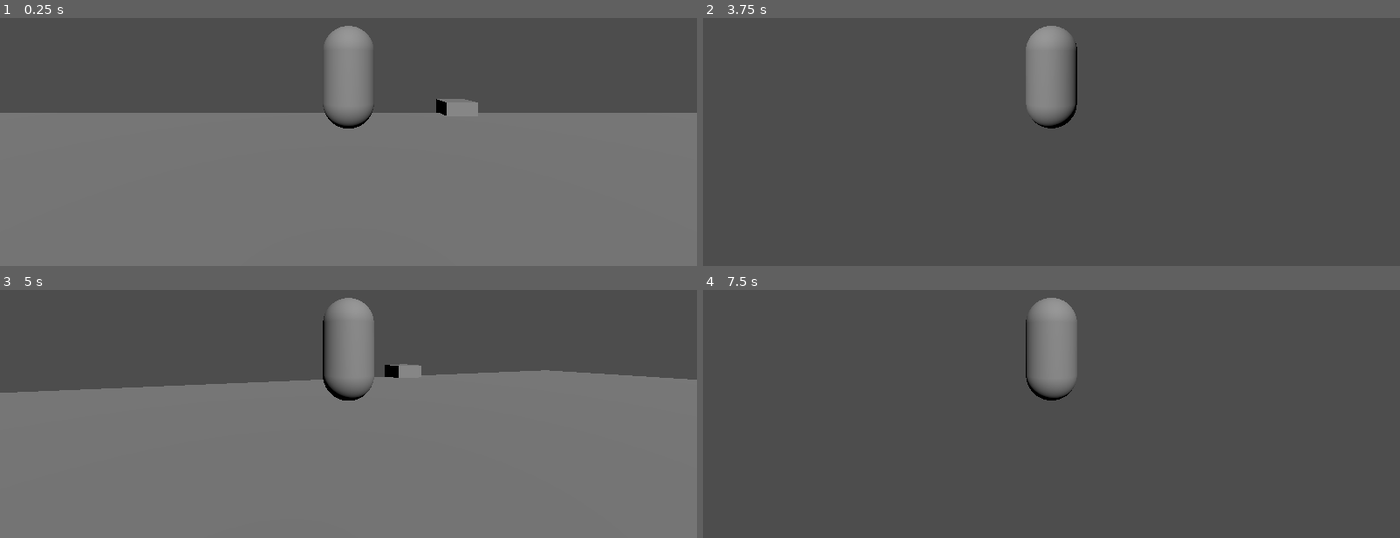
Above: before the commit, frames 1-4 (two rows, left to right).
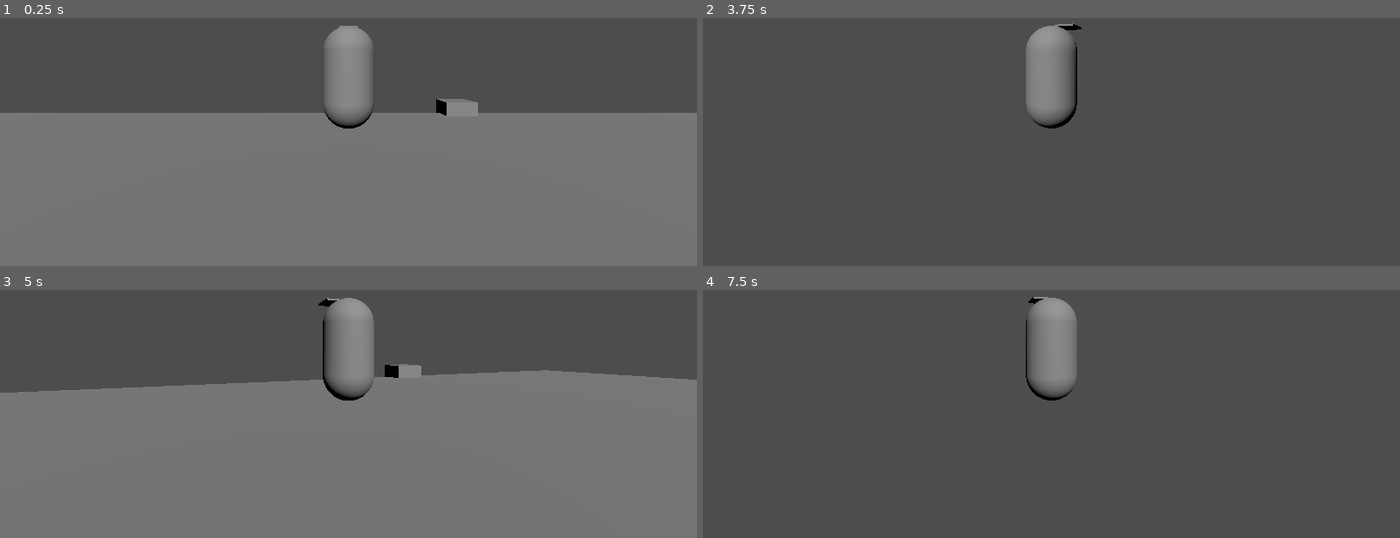
Above: after the commit, the same moments.

Repository: Nigel-Karunaratne/3DPlatformer_Godot4
Game: Godot game, scene res://level_scenes/test_level.tscn
Two runs of this game, one before a commit and one after it. Both use one fixed random seed, a clock stepped at 60 frames per second and the inputs below. The project has no main scene, so this scene is started directly.
Inputs (mouse positions are in pixels of both pictures, inside the frame that each line leads up to):
- Up to frame 1 (0.25 s): no input
- Up to frame 2 (3.75 s): tap Enter at 0.5, 2.75 s; move the mouse to (1086, 70) at 0.52 s; hold W (move_forward) from 0.53 s (still down); tap Space (jump) at 0.77, 1.52, 2, 3.02, 3.5 s; move the mouse to (1016, 72) at 1.27 s; move the mouse to (1065, 62) at 2.02 s; move the mouse to (1044, 77) at 2.77 s; move the mouse to (1100, 75) at 3.52 s
- Up to frame 3 (5 s): keep holding W (move_forward); tap Space (jump) at 3.77, 4.52 s; tap Enter at 4.25 s; move the mouse to (292, 337) at 4.27 s
- Up to frame 4 (7.5 s): move the mouse to (1058, 342) at 5.02 s; tap Space (jump) at 5.75, 6.02, 6.77 s; move the mouse to (1023, 334) at 5.77 s; release W (move_forward) at 5.78 s; hold D (move_right) 5.78-6.53 s; move the mouse to (1086, 342) at 6.52 s; hold W (move_forward) from 6.53 s (still down); move the mouse to (1016, 344) at 7.27 s

The runs differ from the first frame. In frame 1, less than 0.1% of the frame differs, in the area x 48-52%, y 3-4%; in frame 2, less than 0.1%, in the area x 50-55%, y 2-5%; in frame 3, less than 0.1%; in frame 4, less than 0.1%.

Commit message:
Added Direction View

Diff:
--- a/prefab_scenes/player.tscn
+++ b/prefab_scenes/player.tscn
@@ -1,8 +1,10 @@
-[gd_scene load_steps=4 format=3 uid="uid://ceyhw3o4v3g3n"]
+[gd_scene load_steps=5 format=3 uid="uid://ceyhw3o4v3g3n"]
 
 [ext_resource type="Script" path="res://scripts/player_move.gd" id="1_ldjrb"]
 
 [sub_resource type="CapsuleMesh" id="CapsuleMesh_li07b"]
+
+[sub_resource type="BoxMesh" id="BoxMesh_7qsbd"]
 
 [sub_resource type="CapsuleShape3D" id="CapsuleShape3D_uhjob"]
 
@@ -13,6 +15,10 @@
 transform = Transform3D(1, 0, 0, 0, 1, 0, 0, 0, 1, 0, 1, 0)
 mesh = SubResource("CapsuleMesh_li07b")
 
+[node name="MeshInstance3D2" type="MeshInstance3D" parent="."]
+transform = Transform3D(0.42465, 0, 0, 0, 0.0404451, 0, 0, 0, 0.760987, 0, 2.11808, -1.13285)
+mesh = SubResource("BoxMesh_7qsbd")
+
 [node name="CollisionShape3D" type="CollisionShape3D" parent="."]
 transform = Transform3D(1, 0, 0, 0, 1, 0, 0, 0, 1, 0, 1, 0)
 shape = SubResource("CapsuleShape3D_uhjob")
